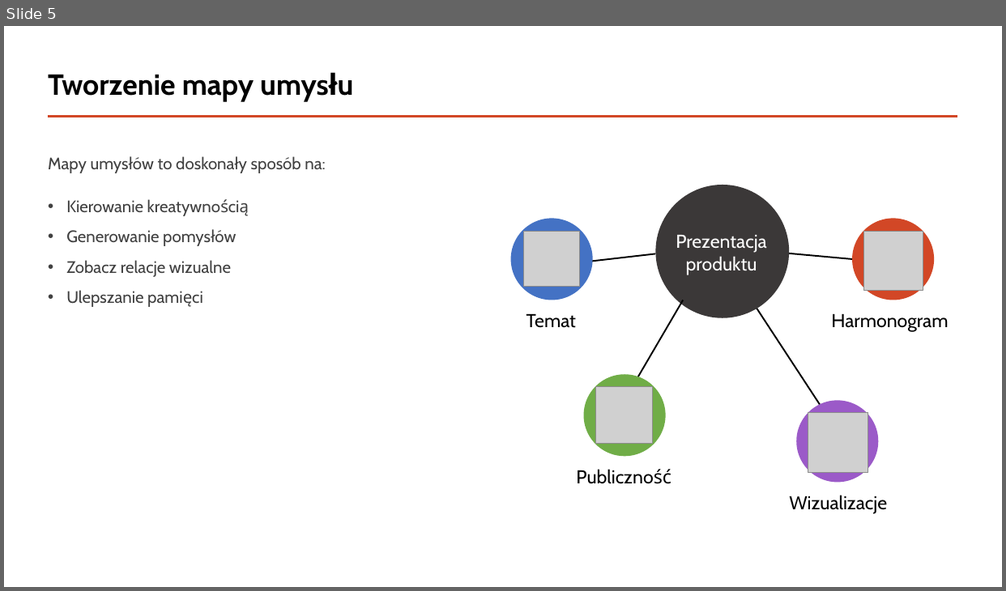
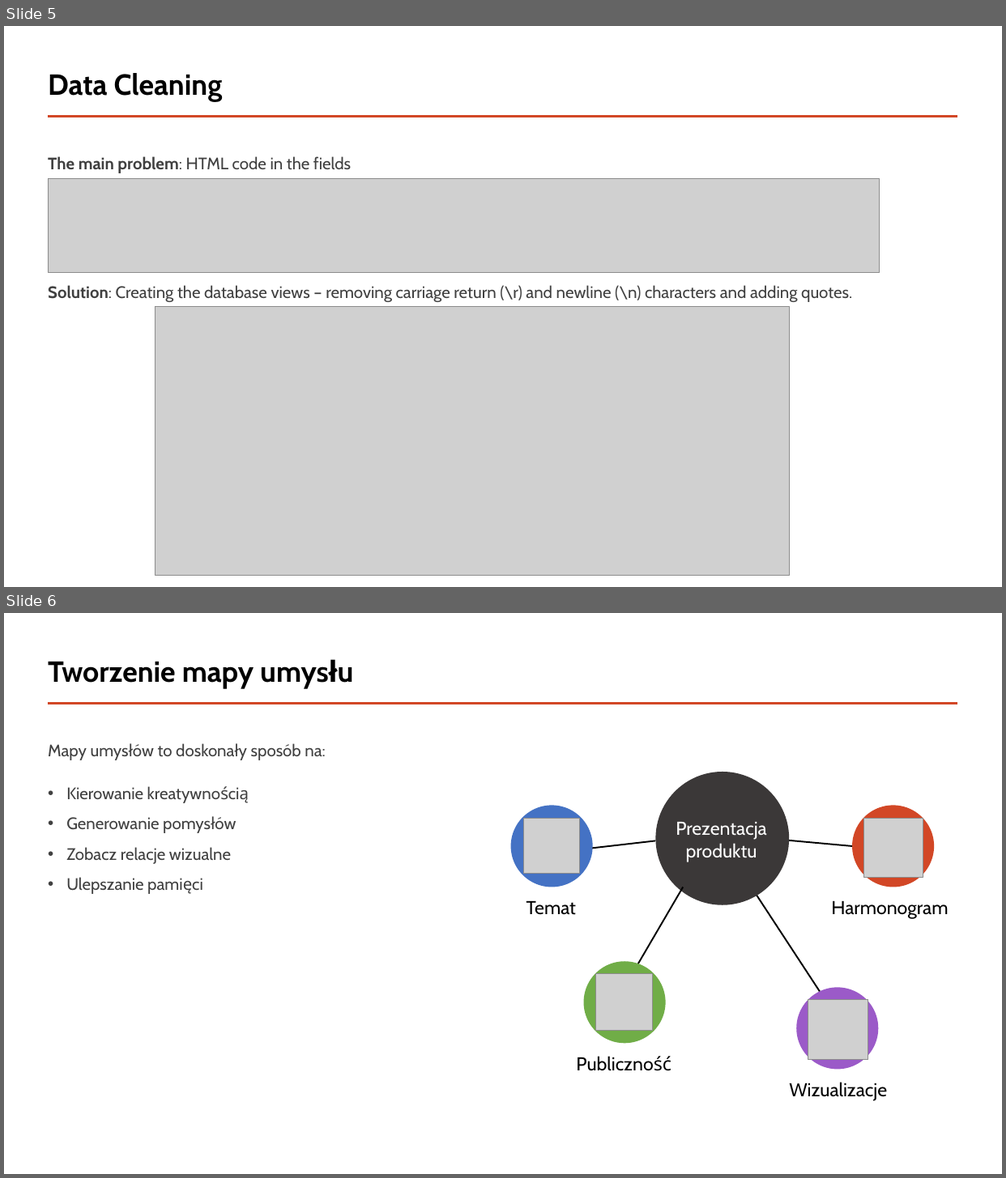
Before and after one commit to piotreks-uw-edu/uw-big-data-stackoverflow-project, a slide deck: Presentation/Analyzing the StackOverflow2013 Database from 2008 to 2013.pptx. Shown one above the other, each under a label of ours: slide 5 before the commit, slides 5 and 6 after it. The pictures are 1006x591 and 1006x1178 pixels, drawn with LibreOffice and Linux fonts; fonts in the diff are those of the drawing; grey boxes stand for pictures. Boxes give left, top, right and bottom in pixels: in the first picture for what was removed or moved away, otherwise in the second. Text is boxed around its words. In the diff, an @@ line names an element or a change of style, - is before the commit and + after.

Commit message:
Slide 5. Overall 5.99 minutes

```diff
--- a/Presentation/Analyzing the StackOverflow2013 Database from 2008 to 2013.pptx
+++ b/Presentation/Analyzing the StackOverflow2013 Database from 2008 to 2013.pptx
@@ slide 5 added at box(4, 26, 1002, 587), background #FFFFFF; not listed: 1 template element that a slide beside it also shows @@
@@ title added at box(48, 73, 223, 102), 28 pt, text #000000, bold @@
+Data Cleaning
@@ text added at box(48, 156, 852, 302), 16 pt, text #404040 @@
+The main problem: HTML code in the fields
+Solution: Creating the database views – removing carriage return (\r) and newline (\n) characters and adding quotes.
@@ picture added at box(49, 179, 879, 272) @@
@@ picture added at box(155, 307, 790, 575) @@
@@ what was slide 5 is now slide 6 @@
```
Also in this commit, not shown: 1 slide changed.
